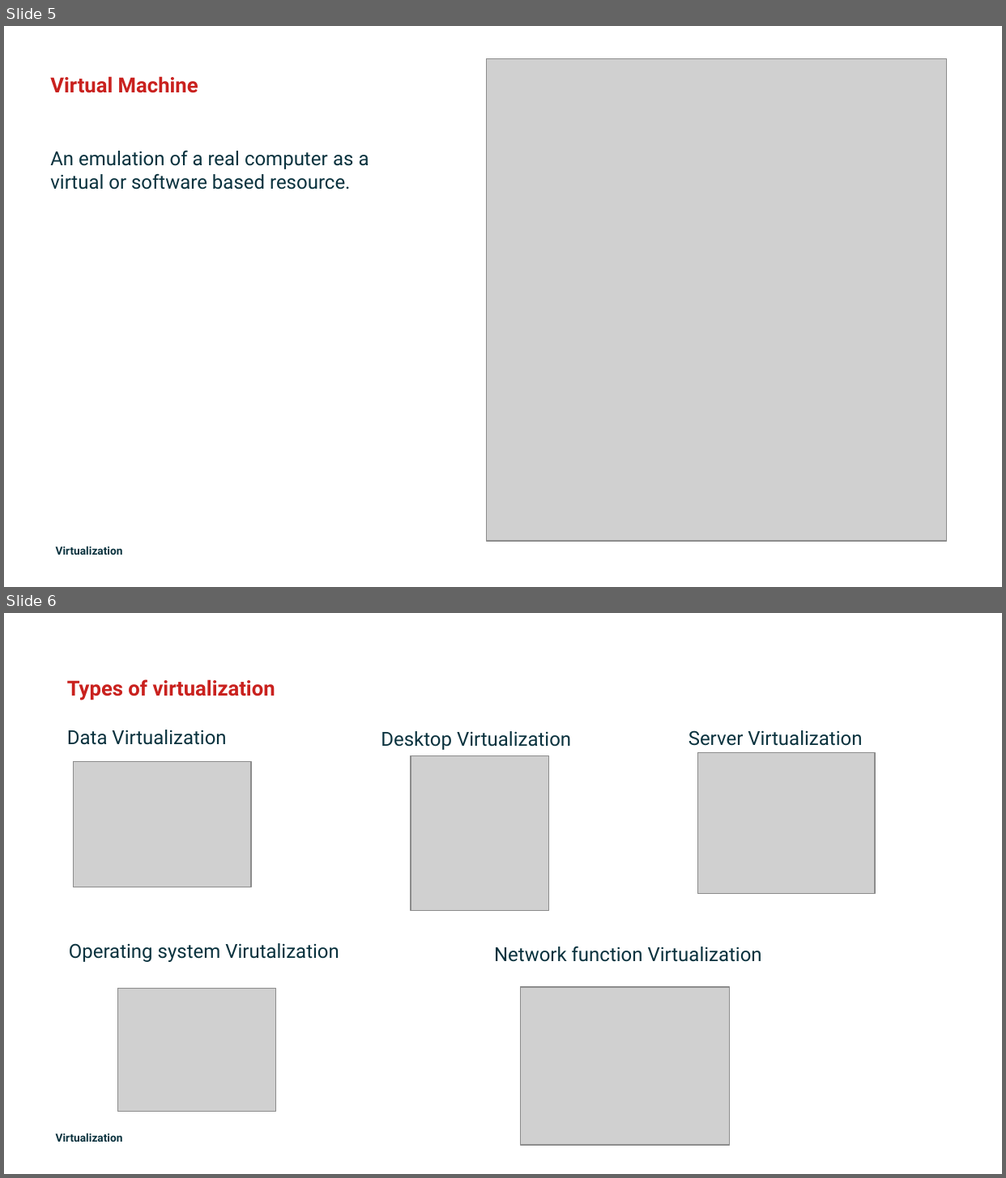
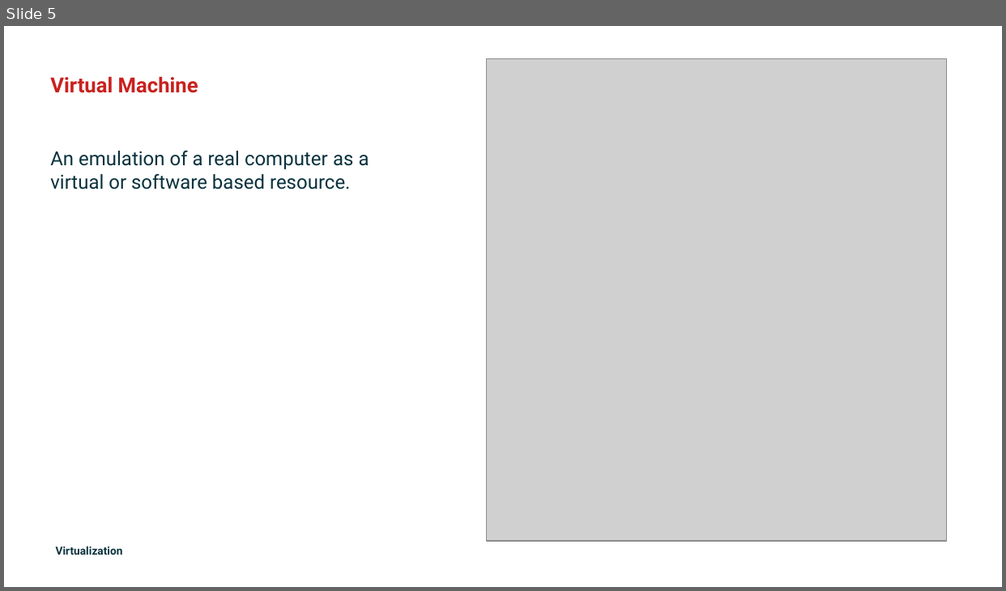
Before and after one commit to true-north-engineering/pbz-educ, a slide deck: S1_Containers.pptx. Shown one above the other, each under a label of ours: slides 5 and 6 before the commit, slide 5 after it. The pictures are 1006x1178 and 1006x591 pixels, drawn with LibreOffice and Linux fonts; fonts in the diff are those of the drawing; grey boxes stand for pictures. Boxes give left, top, right and bottom in pixels: in the first picture for what was removed or moved away, otherwise in the second. Text is boxed around its words. In the diff, an @@ line names an element or a change of style, - is before the commit and + after.

```diff
--- a/S1_Containers.pptx
+++ b/S1_Containers.pptx
@@ slide 6 removed at [4,613,1002,1174], background #FFFFFF @@
@@ text removed at [67,679,275,745] @@
-Types of virtualization
-Data Virtualization
@@ text removed at [381,731,571,750] @@
-Desktop Virtualization
@@ text removed at [688,730,862,746] @@
-Server Virtualization
@@ picture removed at [411,756,550,910] @@
@@ picture removed at [697,752,874,893] @@
@@ picture removed at [73,762,250,888] @@
@@ text removed at [69,943,339,962] @@
-Operating system Virutalization
@@ text removed at [494,946,762,962] @@
-Network function Virtualization
@@ picture removed at [117,988,275,1111] @@
@@ picture removed at [521,987,730,1145] @@
@@ text removed at [56,1133,123,1142] @@
-Virtualization
```
Also in this commit, not shown: 1 slide changed, 2 slides added, 1 other slide removed, 8 other files.
